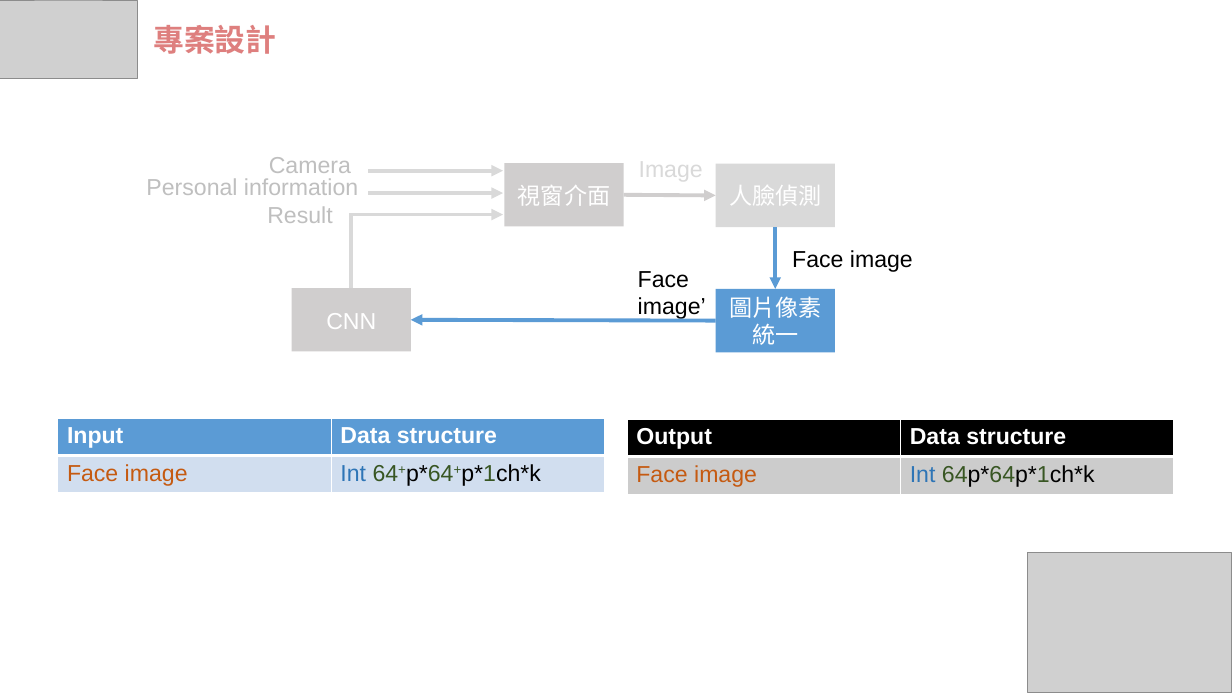
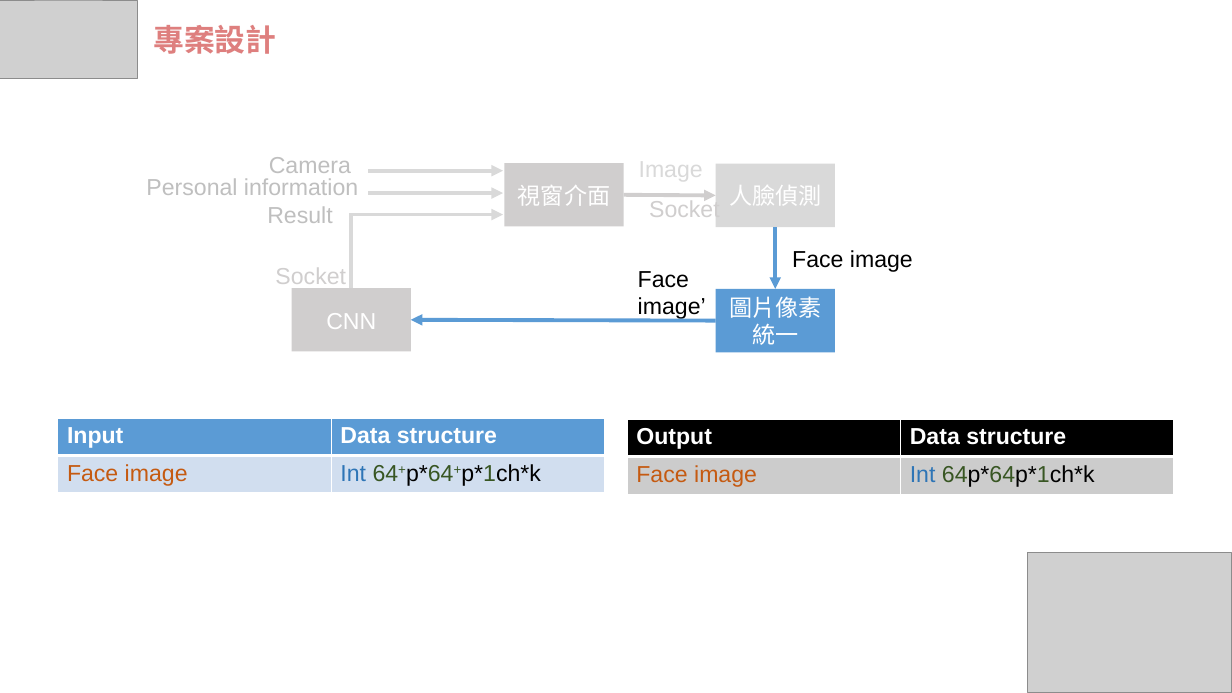
Before and after one commit to wasteee/Embedded-Image-Processing-final, a slide deck: slide 13 of IP_FRS.pptx (slide 14 before the commit). Drawn at 1232x693 pixels with LibreOffice and Linux fonts; fonts in the diff are those of the drawing; grey boxes stand for pictures. Boxes give left, top, right and bottom in pixels: in the first picture for what was removed or moved away, otherwise in the second. Text is boxed around its words. In the diff, an @@ line names an element or a change of style, - is before the commit and + after.

```diff
--- a/IP_FRS.pptx
+++ b/IP_FRS.pptx
@@ text added at [649,198,720,217], 18 pt, text #D0CECE @@
+Socket
@@ text added at [275,268,346,290], 18 pt, text #D0CECE @@
+Socket
```
Also in this commit, not shown: 8 other slides changed, 10 slides added, 1 slide removed.
